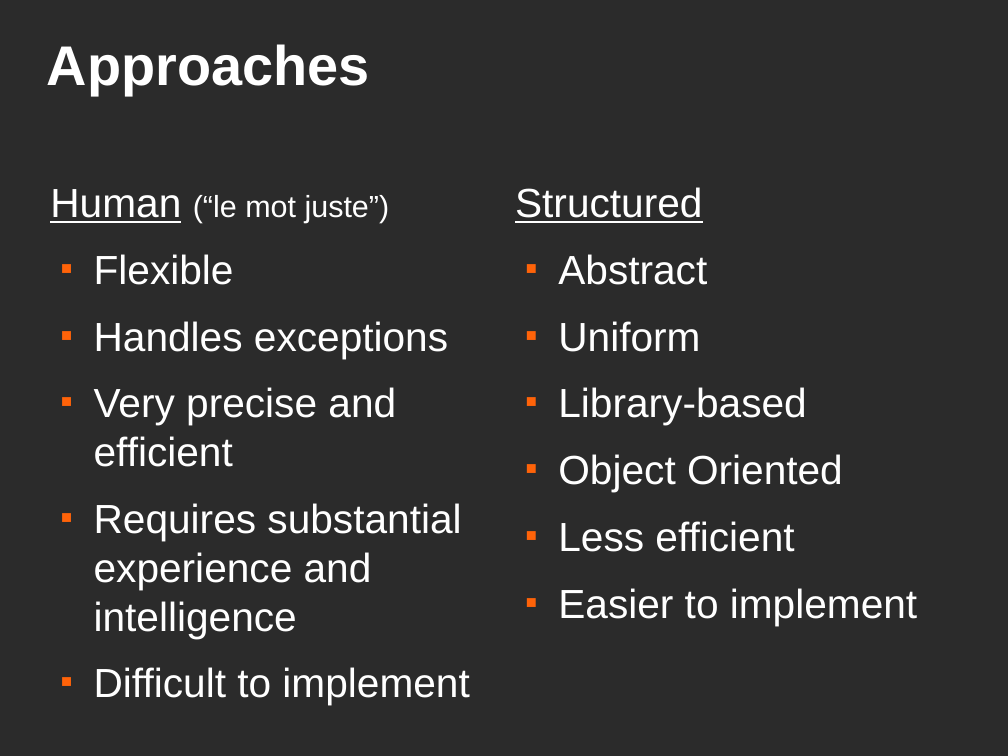
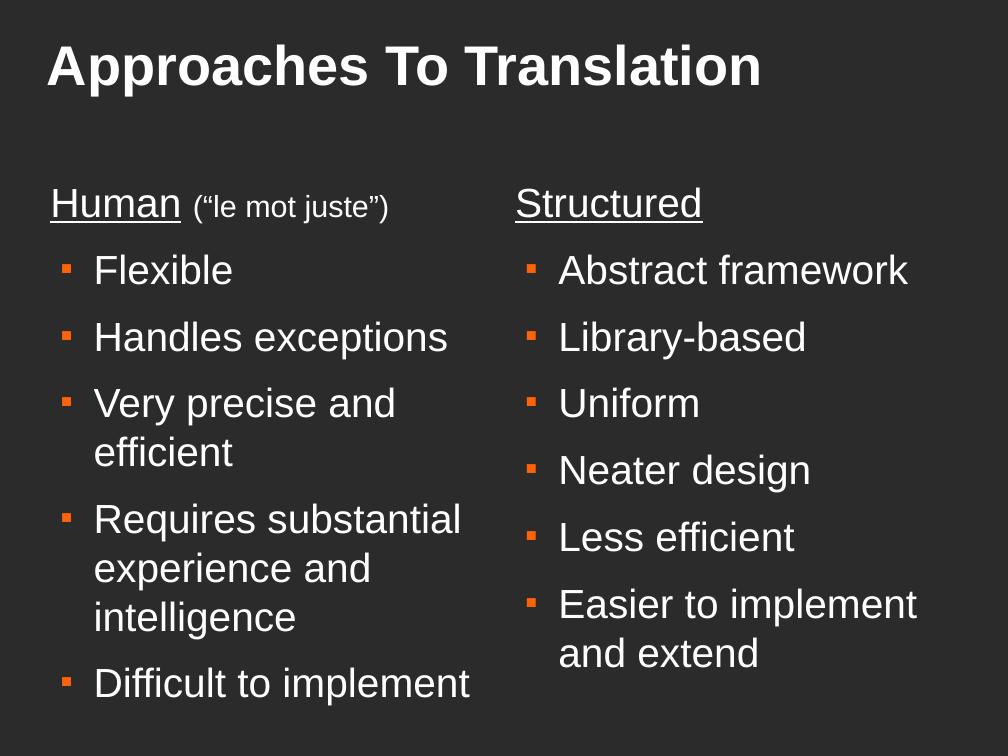
Before and after one commit to Dockheas23/scheme2lua, a slide deck: slide 5 of OpenDaySlides.odp (slide 4 before the commit). Drawn at 1008x756 pixels with LibreOffice and Linux fonts; fonts in the diff are those of the drawing; background and template pictures are left out; a plain dark background stands for a picture behind light text. Boxes give left, top, right and bottom in pixels: in the first picture for what was removed or moved away, otherwise in the second. Text is boxed around its words. In the diff, an @@ line names an element or a change of style, - is before the commit and + after.

Commit message:
Finished slides

```diff
--- a/OpenDaySlides.odp
+++ b/OpenDaySlides.odp
@@ title at <box>47,44,763,95</box>: text changed @@
-Approaches
+Approaches To Translation
@@ text at <box>558,254,909,358</box>: text changed @@
-■ Abstract
+■ Abstract framework
+■ Library-based
@@ text at <box>558,454,812,492</box>: text changed @@
-■ Library-based
-■ Object Oriented
+■ Neater design
@@ text at <box>558,588,917,668</box>: text changed @@
-■ Easier to implement
+■ Easier to implement and extend
```
Also in this commit, not shown: 2 other slides changed, 1 slide added.
